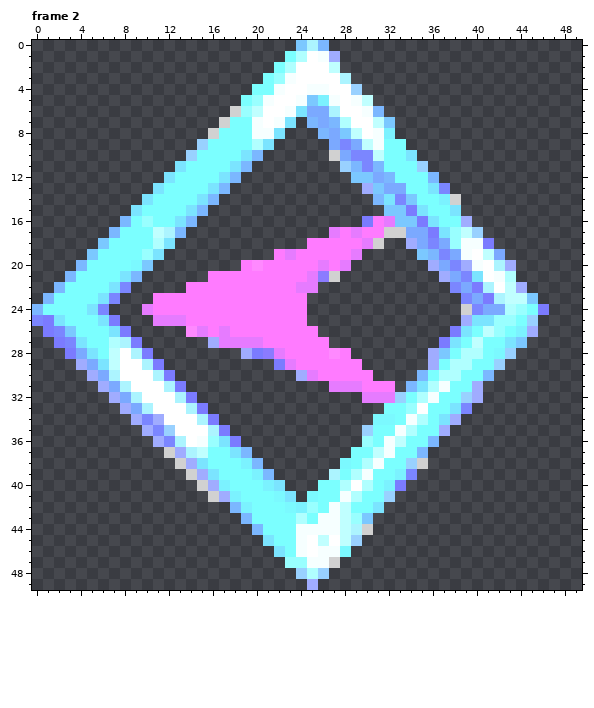
File history of a animated GIF sprite, assets/img/decor/ArrowL.gif. Above is the file before it was changed.
The file is 50x50 pixels, 8 frames. Colours within 5 levels of each other are drawn and written as one. Shown: frame 2. The commit also changed other frames, which this record leaves out.
The same view after the edit:
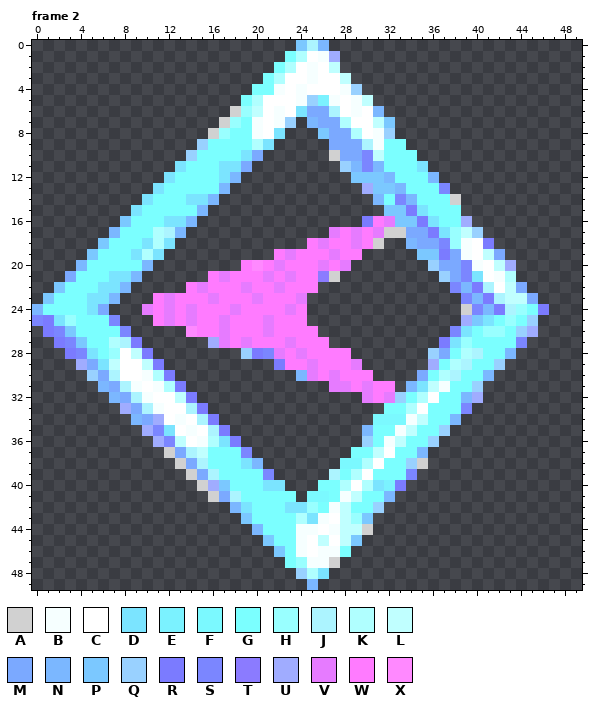
Palette (. is transparent): A #d1d1d1  B #f6ffff  C #ffffff  D #7be4ff  E #7bf2ff  F #7bf9ff  G #7bffff  H #99ffff  J #acf4ff  K #b0ffff  L #c0ffff  M #7ba9ff  N #7bb7ff  P #7bc8ff  Q #99d1ff  R #7b7bff  S #7b86ff  T #8b7bff  U #a0acff  V #e67bff  W #ff7bff  X #ff89ff
Change:
Changed rows in their new state; - is an unchanged pixel.
Frame 2:
first column x 1:
 2 ------------------------B--------------------
 3 ---------------------KC-B--L-----------------
 4 -----------------------BCC-B-----------------
 5 -------------------KC---Q--------------------
 6 ---------------------BC-----BC---------------
 7 -----------------H----Q---M------------------
 8 ----------------H---C----P-MK--Q-------------
 9 ---------------------------M-J---------------
10 -------------------M--------M----G-----------
11 ----------------D-M---------------D----------
12 ------------------------------P--------------
13 ---------------G---------------PN--G---------
14 -------------D-----------------G-N--G--------
15 -------------G-----------------------G-------
16 -------P-G-D---------------------------------
17 ----------K-------------------V--------------
18 ---------D---------------V--VW---N-MS--C-----
19 --------DK----------------V-W------PR--------
20 --------GN-----------V-------------Q-MS--L---
21 --M---D---------V---V-V-W-----------Q--------
22 -P---D-N------V---V--V-WW-------------N----M-
23 P---D-N----V---V---V---V---------------N----M
24 -----M-----V-V---V----V-----------------NRJ--
25 --H--GS---W-WV--V---V------------------P-G---
26 ------GS------W-----V----------------S--H--Q-
27 ---P-------------W-W--V---------------HG--GS-
28 ---S--H-L---------Q-S--V--W--------QM--J-GN--
29 ---------L------------W-V---V---------J------
30 ----Q----BK------------N--V-------M--J-------
31 -----N--B-BK----------------WV-----L---Q-----
32 ------N--B--L-----------------W----C--N------
33 ----------B----------------------K---G-------
34 --------NM--B-------------------F-L-GN-------
35 -----------D-B---------------N---L--Q--------
36 ------------L--K-------------Q-----Q---------
37 ------------M----GS------------C-------------
38 -------------MJ---D---------F-C--------------
39 --------------MJ---GS--------C--G------------
40 ----------------P---D---------D--------------
41 ----------------MJ---GG--F--L--N-------------
42 ------------------D---DD------Q--------------
43 ------------------P-----D-C------------------
44 -------------------------C--L----------------
45 --------------------P-------P----------------
46 ---------------------P-----G-----------------
47 ----------------------G----------------------
48 -------------------------D-------------------
49 ------------------------N--------------------
Where, in picture pixels (left, top, right, bottom), the same in both pictures:
changed: (43, 62, 538, 590)
